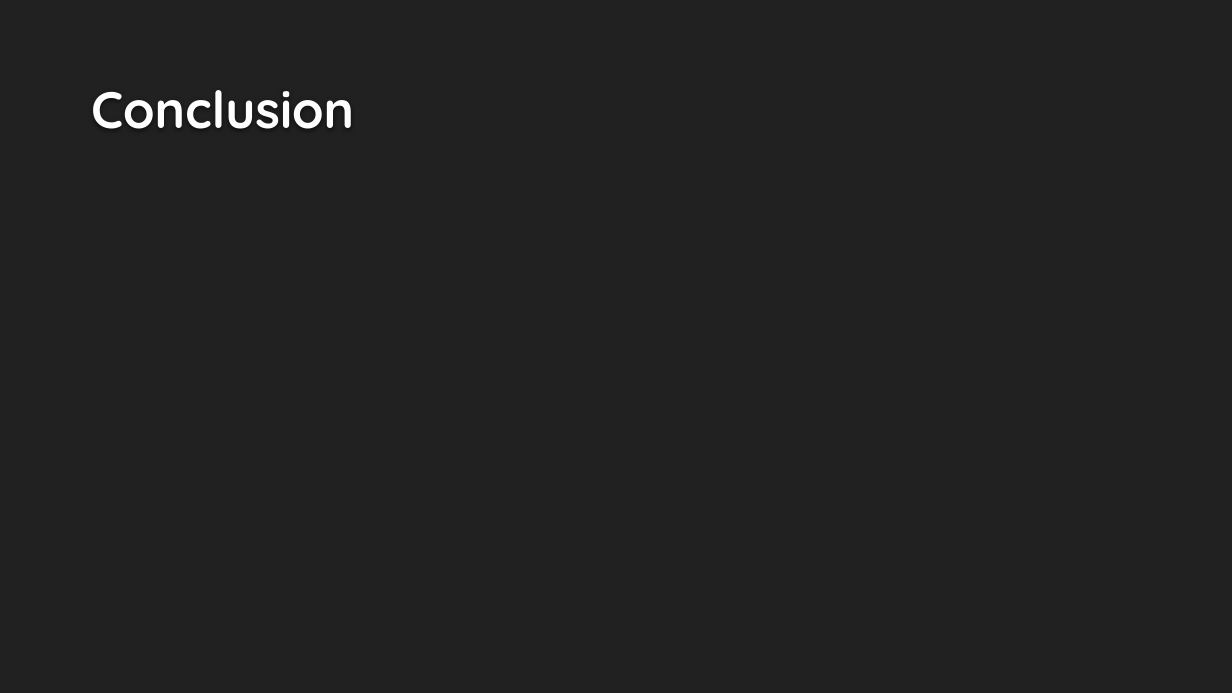
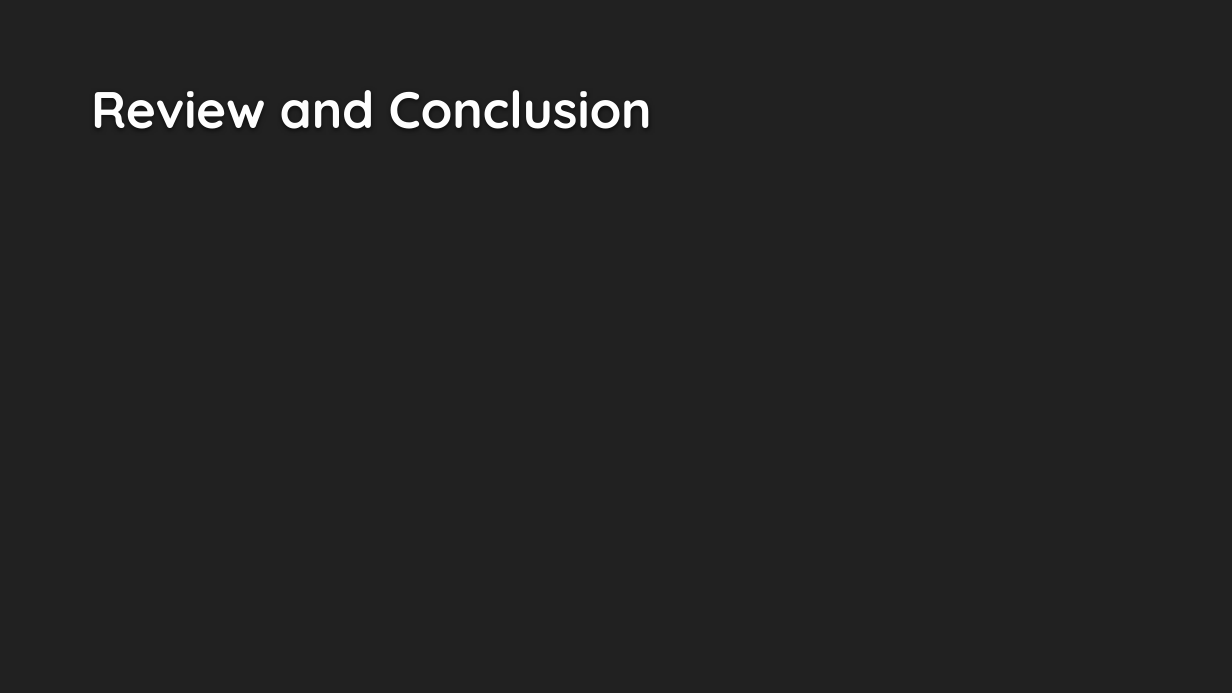
Before and after one commit to toza-mimoza/Probeklausur-Thoma, a slide deck: slide 10 of project/04-presentation/presentation.pptx (slide 8 before the commit). Drawn at 1232x693 pixels with LibreOffice and Linux fonts; fonts in the diff are those of the drawing; background and template pictures are left out. Boxes give left, top, right and bottom in pixels: in the first picture for what was removed or moved away, otherwise in the second. Text is boxed around its words. In the diff, an @@ line names an element or a change of style, - is before the commit and + after.

```diff
--- a/project/04-presentation/presentation.pptx
+++ b/project/04-presentation/presentation.pptx
@@ title at bbox=[91, 90, 652, 129]: text changed @@
-Conclusion
+Review and Conclusion
```
Also in this commit, not shown: 3 slides added.
